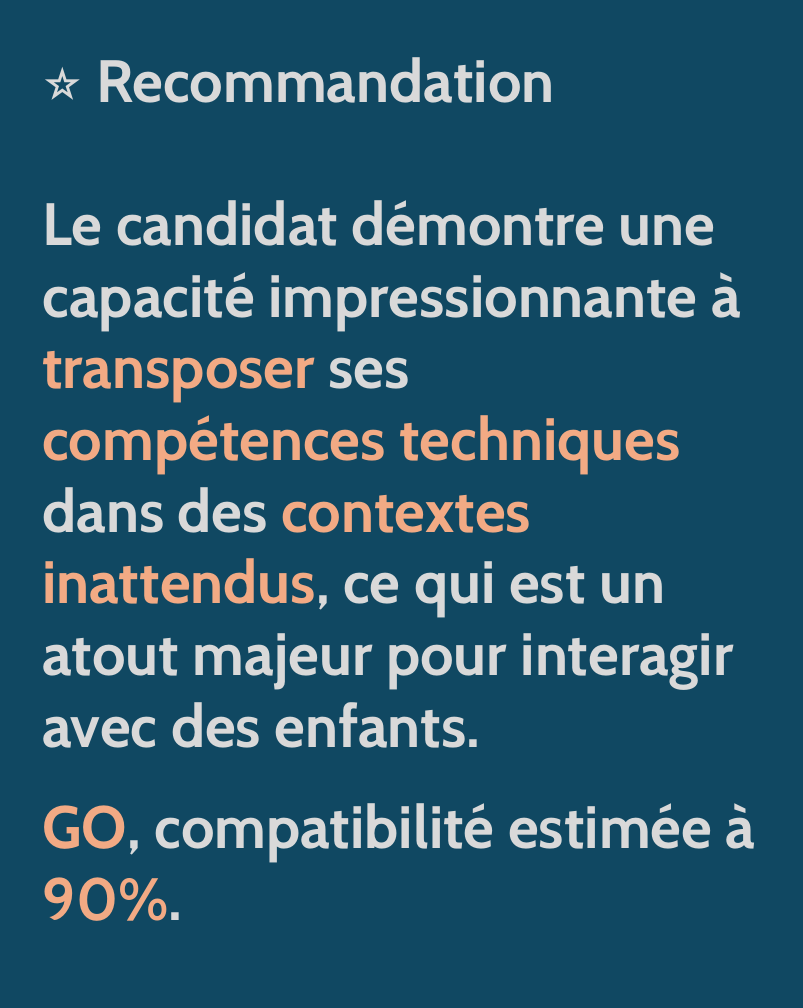
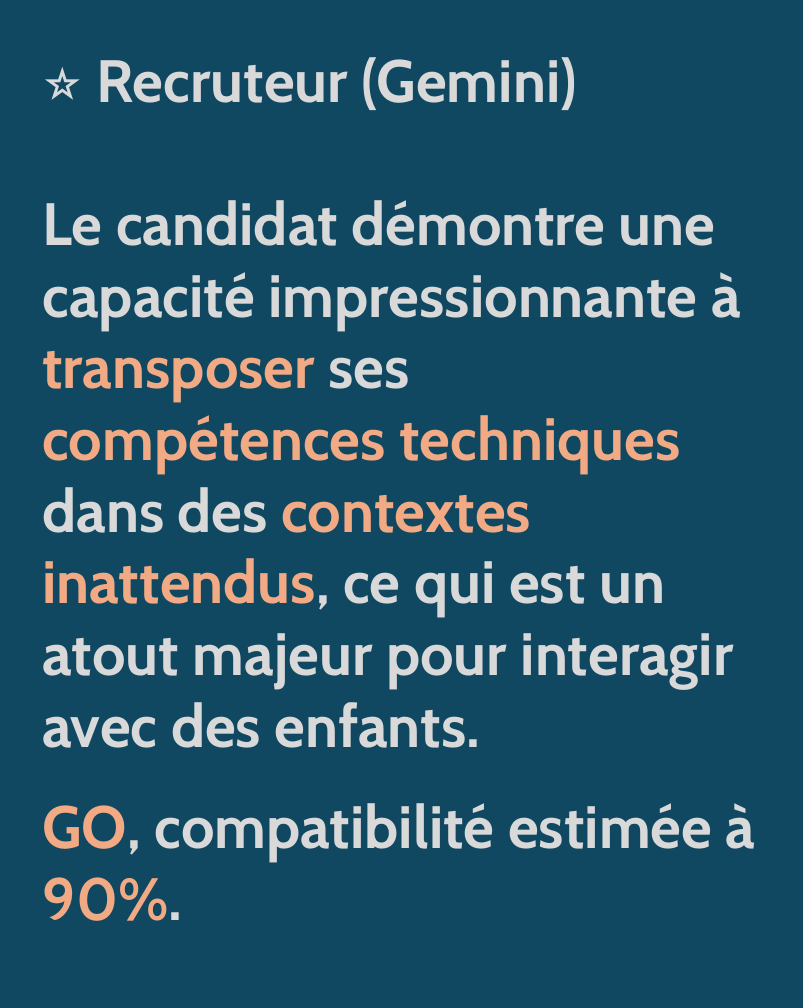
Before and after one commit to gissit/recrut-bot, a slide deck: slide 7 of docs/Carrousel.pptx. Drawn at 803x1008 pixels with LibreOffice and Linux fonts; fonts in the diff are those of the drawing. Boxes give left, top, right and bottom in pixels: in the first picture for what was removed or moved away, otherwise in the second. Text is boxed around its words. In the diff, an @@ line names an element or a change of style, - is before the commit and + after.

```diff
--- a/docs/Carrousel.pptx
+++ b/docs/Carrousel.pptx
@@ text at (96, 57, 577, 110): text changed @@
-⭐ Recommandation
+⭐ Recruteur (Gemini)
```
Also in this commit, not shown: 6 other slides changed, 1 other file.
